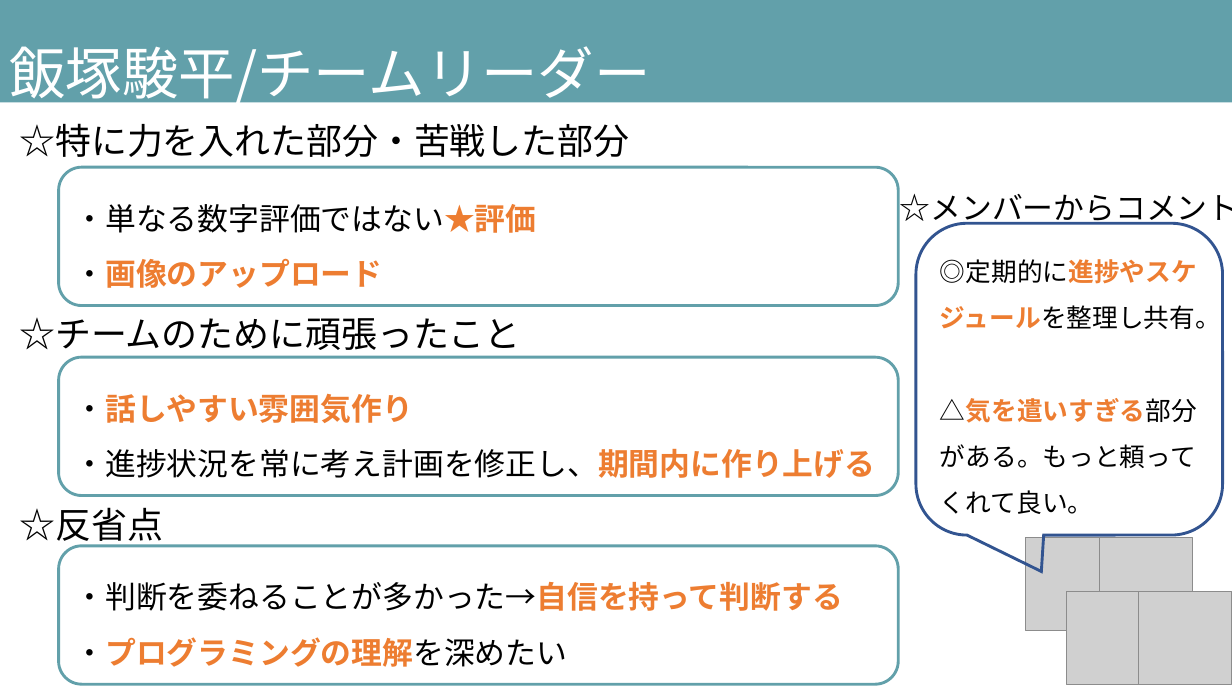
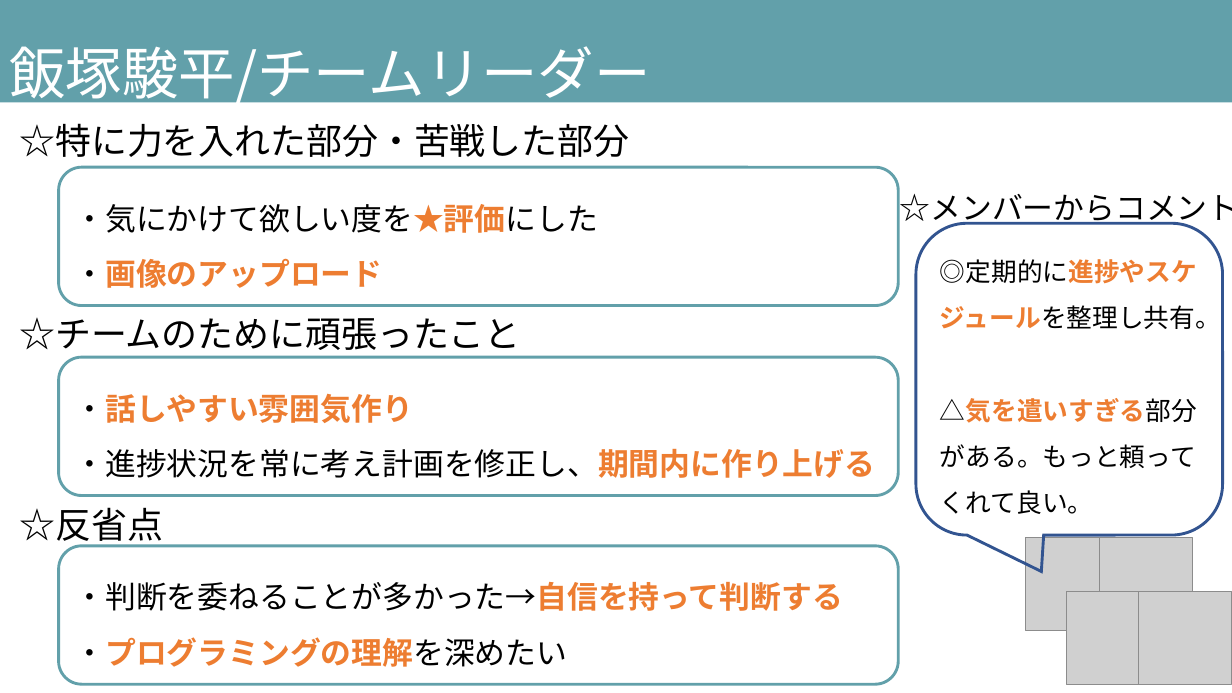
Before and after one commit to DOJO-2021/B-3, a slide deck: slide 15 of documents/発表スライド_ビーチサンダル.pptx (slide 14 before the commit). Drawn at 1232x693 pixels with LibreOffice and Linux fonts; fonts in the diff are those of the drawing; grey boxes stand for pictures. Boxes give left, top, right and bottom in pixels: in the first picture for what was removed or moved away, otherwise in the second. Text is boxed around its words. In the diff, an @@ line names an element or a change of style, - is before the commit and + after.

```diff
--- a/documents/発表スライド_ビーチサンダル.pptx
+++ b/documents/発表スライド_ビーチサンダル.pptx
@@ text in rounded rectangle at (x1=74, y1=204, x2=598, y2=233): text changed @@
-・単なる数字評価ではない★評価
+・気にかけて欲しい度を★評価にした
```
Also in this commit, not shown: 4 other slides changed, 1 slide added.
